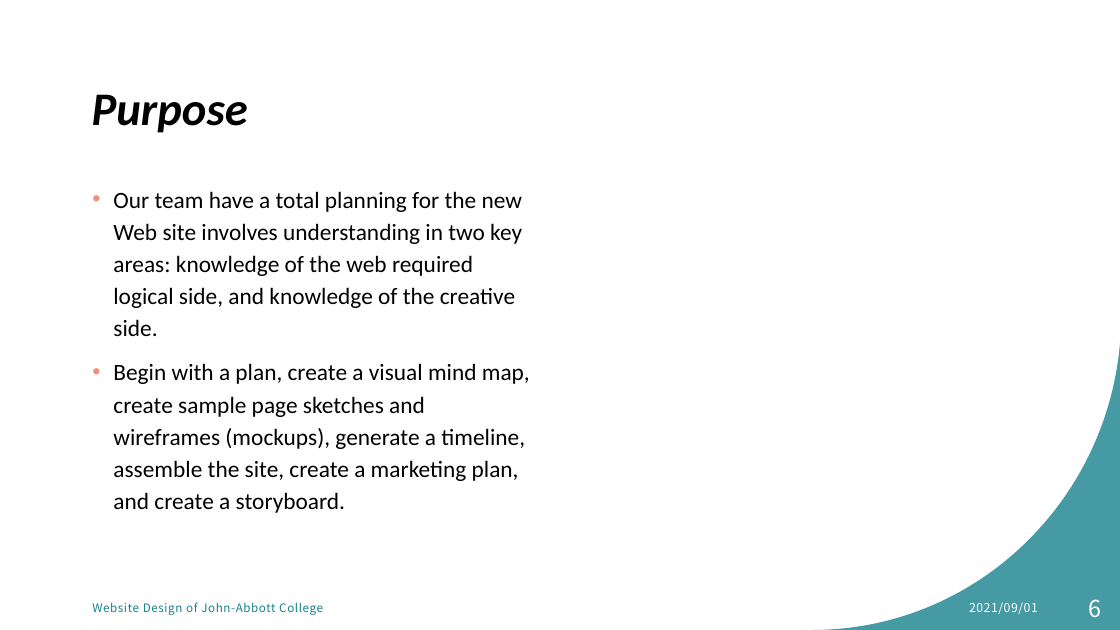
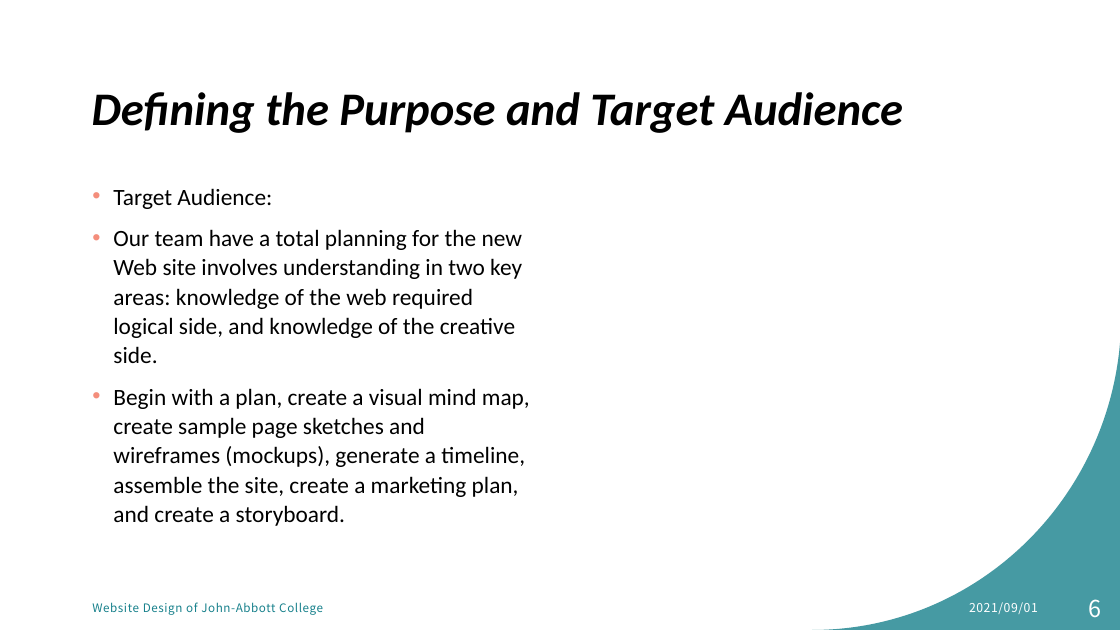
Before and after one commit to MikentGuo/Project_Tour, a slide deck: slide 6 of docs/Website Design for tourist attraction.pptx. Drawn at 1120x630 pixels with LibreOffice and Linux fonts; fonts in the diff are those of the drawing. Boxes give left, top, right and bottom in pixels: in the first picture for what was removed or moved away, otherwise in the second. Text is boxed around its words. In the diff, an @@ line names an element or a change of style, - is before the commit and + after.

```diff
--- a/docs/Website Design for tourist attraction.pptx
+++ b/docs/Website Design for tourist attraction.pptx
@@ title at box(92, 92, 903, 133): text changed @@
-Purpose
+Defining the Purpose and Target Audience
@@ text at box(113, 188, 272, 209): paragraph added @@
+• Target Audience:
@@ text at box(113, 229, 530, 526): line spacing 1.15 to 1.05 @@
```
Also in this commit, not shown: 7 other slides changed.
